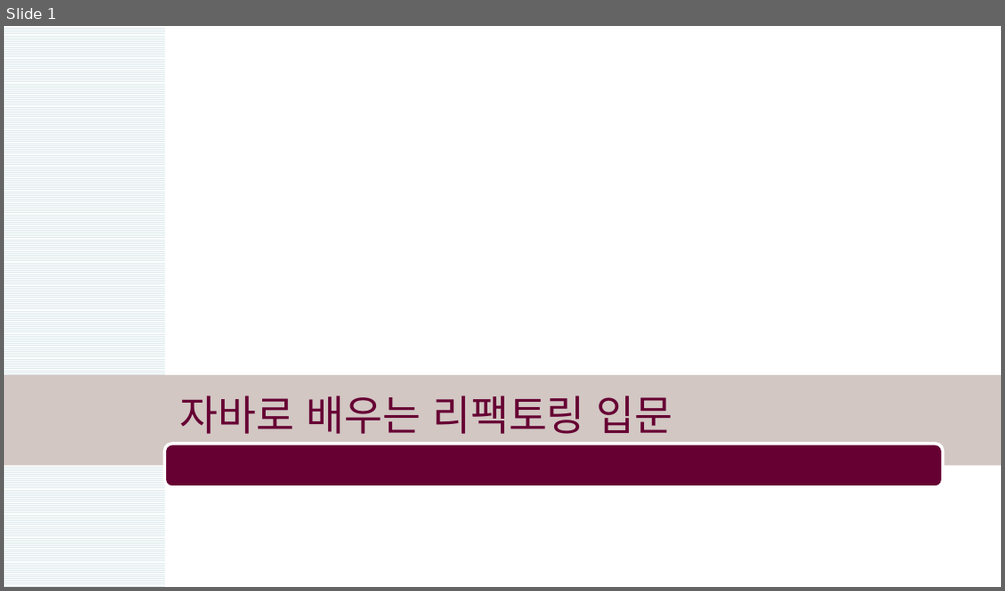
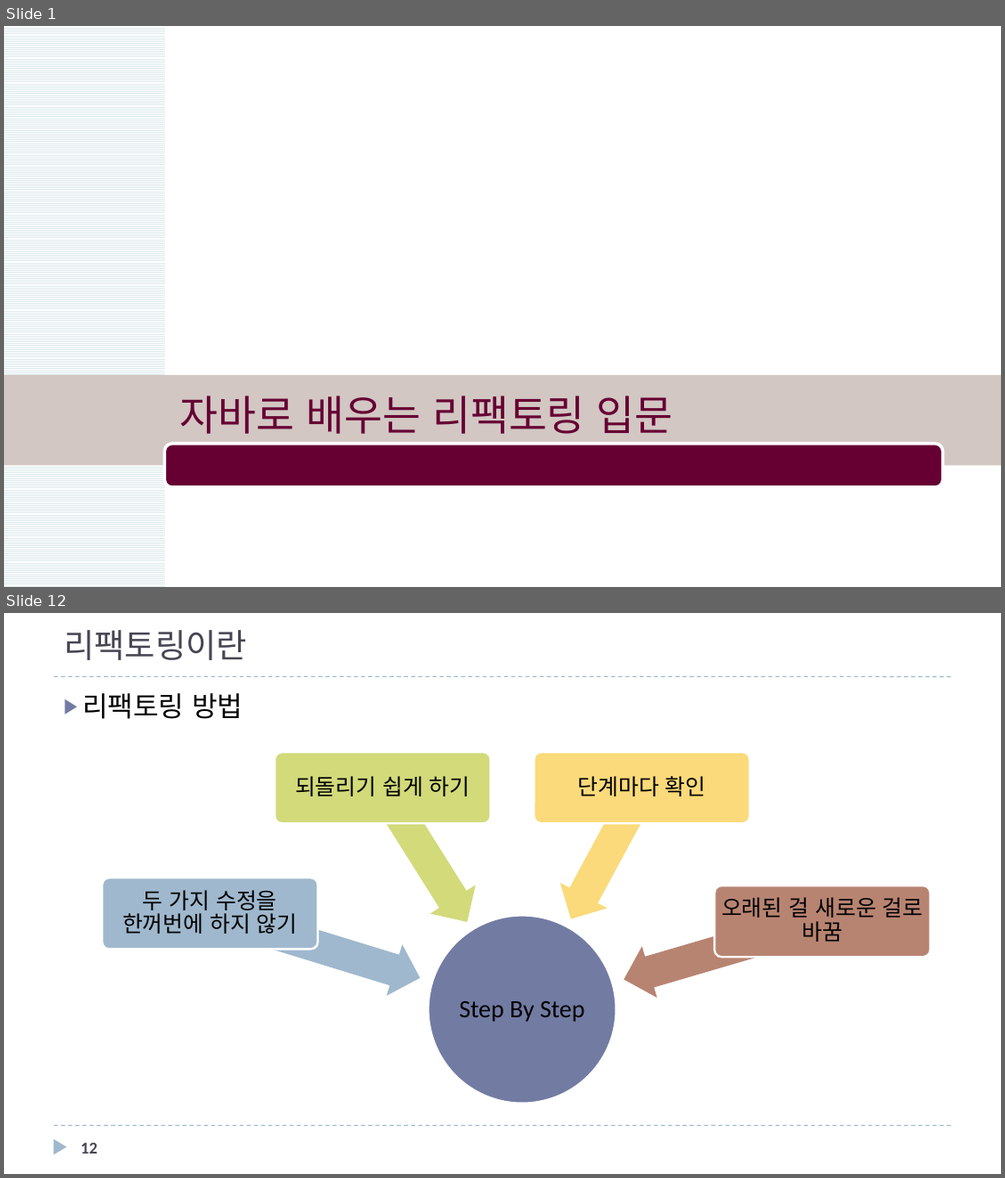
Before and after one commit to mkgungor/refactoring_java, a slide deck: ppt/자바로 배우는 리팩토링 입문.pptx. Shown one above the other, each under a label of ours: slide 1 before the commit, slides 1 and 12 after it; the slides between them are not shown. The pictures are 1005x591 and 1005x1178 pixels, drawn with LibreOffice and Linux fonts; fonts in the diff are those of the drawing; background and template pictures are left out. Boxes give left, top, right and bottom in pixels: in the first picture for what was removed or moved away, otherwise in the second. Text is boxed around its words. In the diff, an @@ line names an element or a change of style, - is before the commit and + after.

```diff
--- a/ppt/자바로 배우는 리팩토링 입문.pptx
+++ b/ppt/자바로 배우는 리팩토링 입문.pptx
@@ slide 12 added at [4,613,1001,1174], background #FFFFFF @@
@@ title added at [64,630,247,660], 24 pt, text #464653 @@
+리팩토링이란
@@ line added from (54, 677) to (951, 677), #9FB8CD 0.75 pt dashed @@
@@ text added at [82,693,243,719], 20 pt, text #000000 @@
+▶ 리팩토링 방법
@@ group added at [102,752,930,1103]: 5 texts, 4 left arrows, 4 rounded rectangles, 1 ellipse @@
+Step By Step
+두 가지 수정을 한꺼번에 하지 않기
+되돌리기 쉽게 하기
+단계마다 확인
+오래된 걸 새로운 걸로 바꿈
@@ triangle added at [53,1139,66,1155], fill #9FB8CD @@
@@ line added from (54, 1126) to (951, 1126), #9FB8CD 0.75 pt dashed @@
@@ page number added at [81,1143,97,1153], 12 pt, text #464653, bold @@
+12
```
Also in this commit, not shown: 1 slide changed, 10 other slides added.
